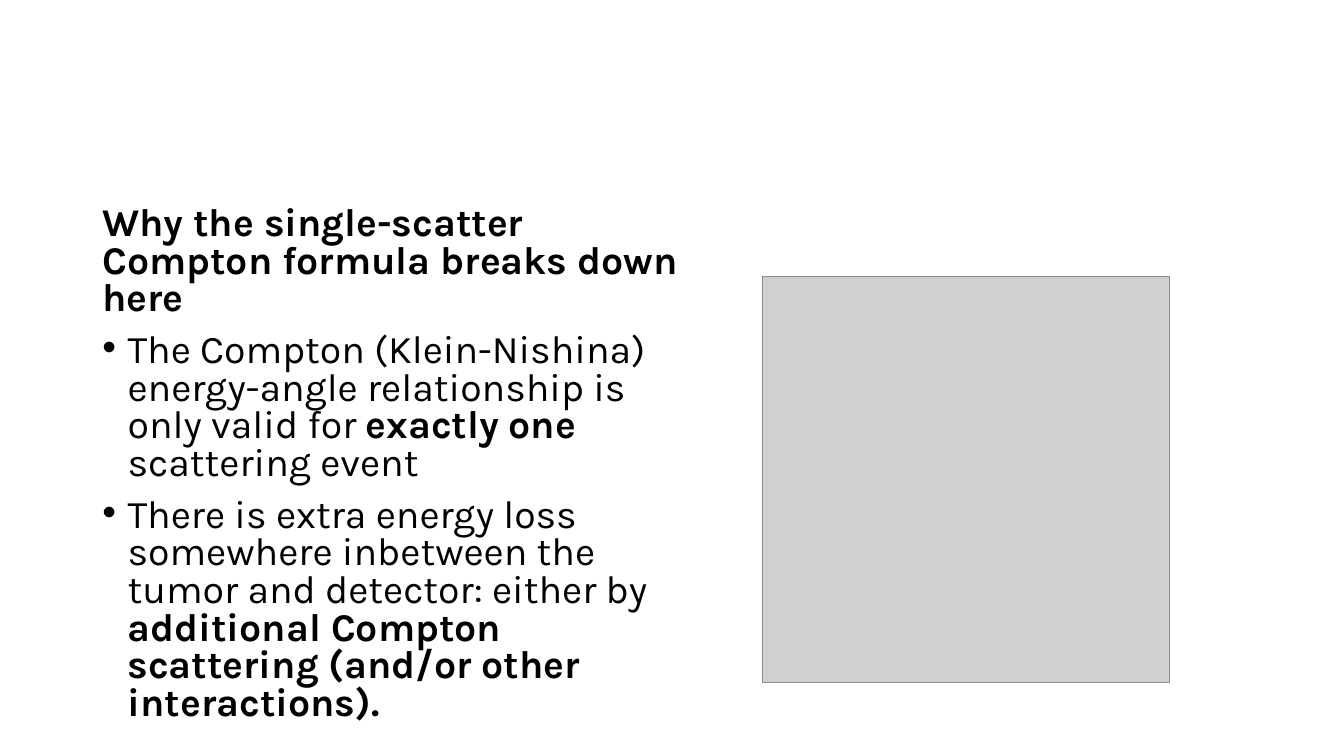
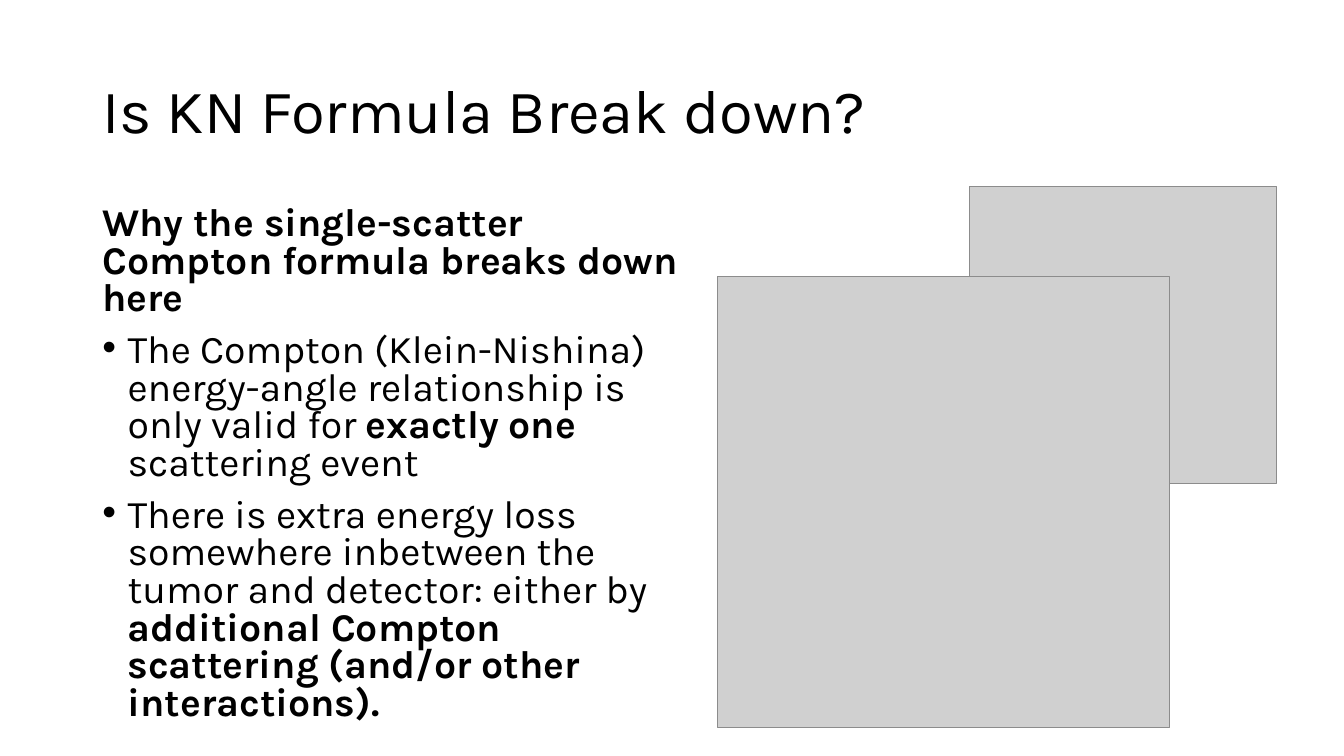
Before and after one commit to md-m-rahman/geant4, a slide deck: slide 7 of detector/Lung_ICRP/angle calculation [Autosaved].pptx (slide 4 before the commit). Drawn at 1344x756 pixels with LibreOffice and Linux fonts; fonts in the diff are those of the drawing; grey boxes stand for pictures. Boxes give left, top, right and bottom in pixels: in the first picture for what was removed or moved away, otherwise in the second. Text is boxed around its words. In the diff, an @@ line names an element or a change of style, - is before the commit and + after.

```diff
--- a/detector/Lung_ICRP/angle calculation [Autosaved].pptx
+++ b/detector/Lung_ICRP/angle calculation [Autosaved].pptx
@@ title added at [102,91,866,134], 44 pt, text #000000 @@
+Is KN Formula Break down?
@@ picture added at [970,187,1277,483] @@
@@ picture: place and size @@
-picture at [762,276,1170,683]
+picture at [717,276,1170,728]
```
Also in this commit, not shown: 2 other slides changed, 4 slides added, 3 slides removed, 3 other files.
